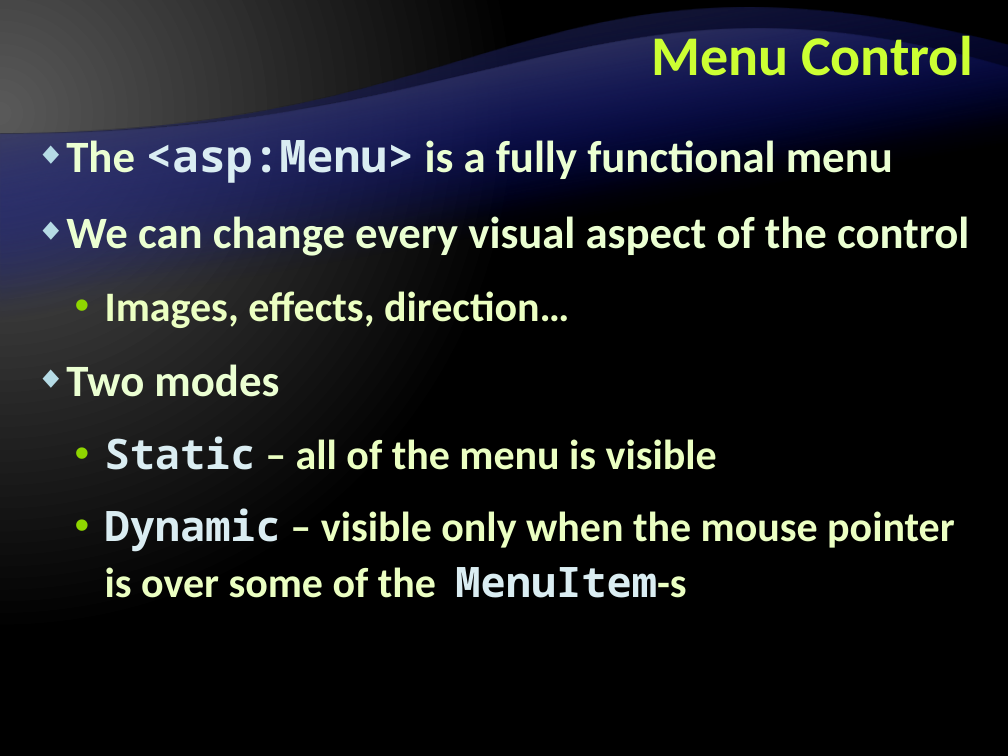
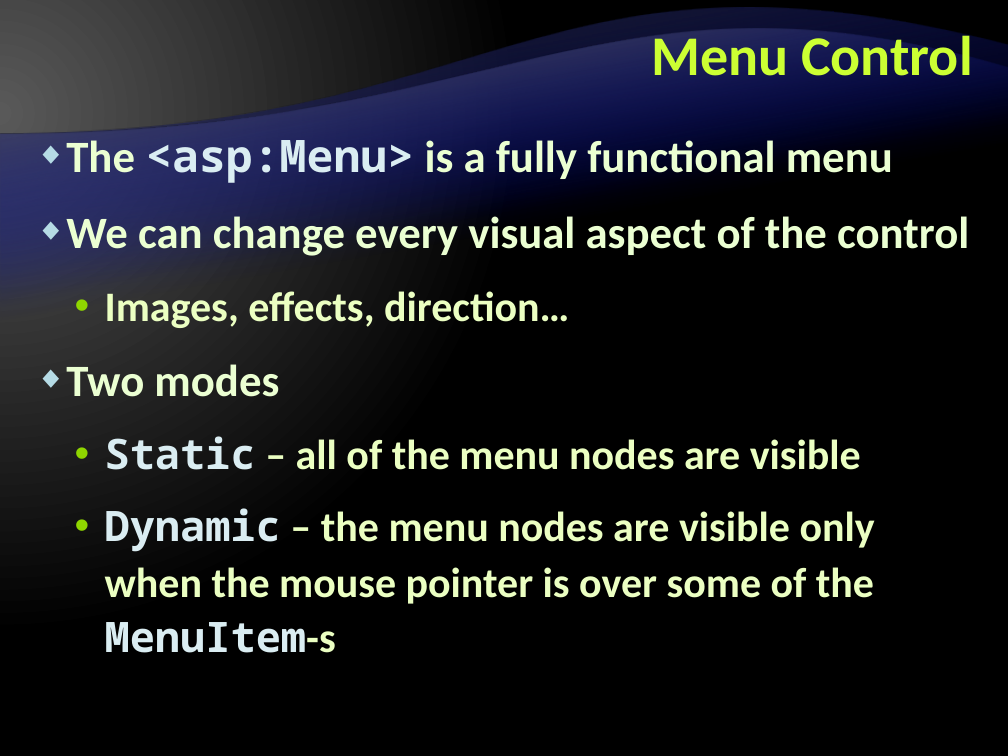
Before and after one commit to Graveheart/aspnetcourse, a slide deck: slide 30 of 2010/lectures/11. User-Controls-and-Master-Pages.pptx. Drawn at 1008x756 pixels with LibreOffice and Linux fonts; fonts in the diff are those of the drawing; background and template pictures are left out. Boxes give left, top, right and bottom in pixels: in the first picture for what was removed or moved away, otherwise in the second. Text is boxed around its words. In the diff, an @@ line names an element or a change of style, - is before the commit and + after.

```diff
--- a/2010/lectures/11. User-Controls-and-Master-Pages.pptx
+++ b/2010/lectures/11. User-Controls-and-Master-Pages.pptx
@@ text at [105, 436, 875, 653]: text changed @@
-  • Static – all of the menu is visible
-  • Dynamic – visible only when the mouse pointer is over some of the MenuItem-s
+  • Static – all of the menu nodes are visible
+  • Dynamic – the menu nodes are visible only when the mouse pointer is over some of the MenuItem-s
```
Also in this commit, not shown: 3 other slides changed, 1 other file.
